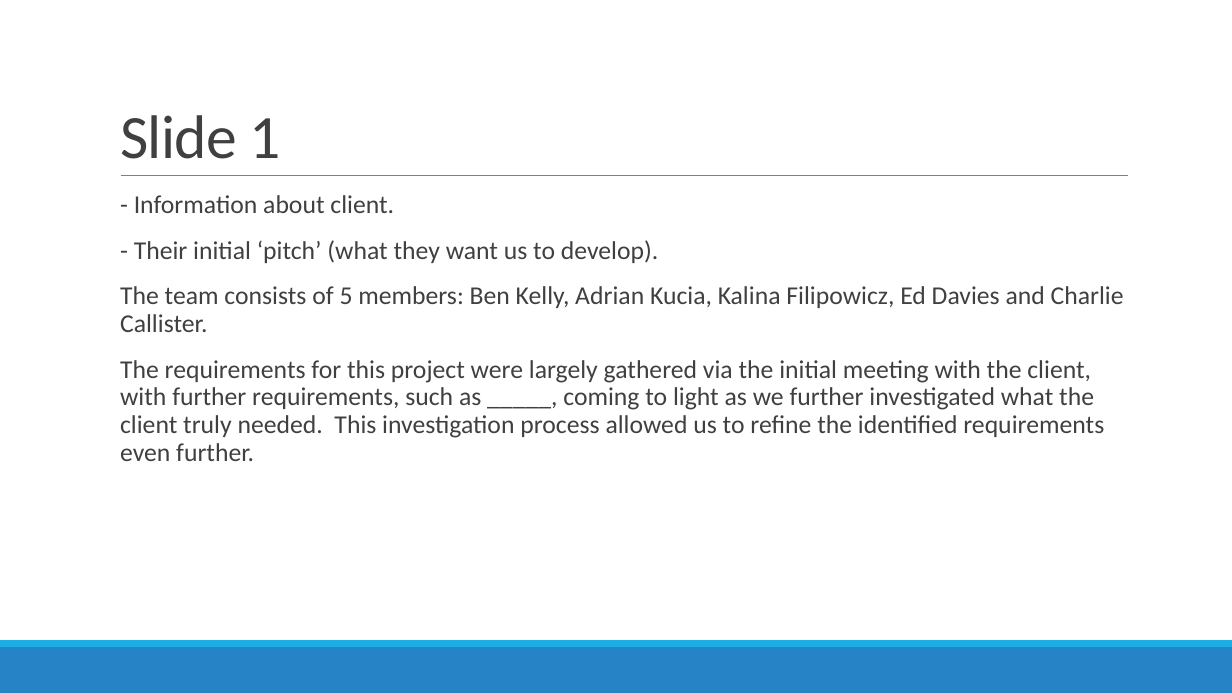
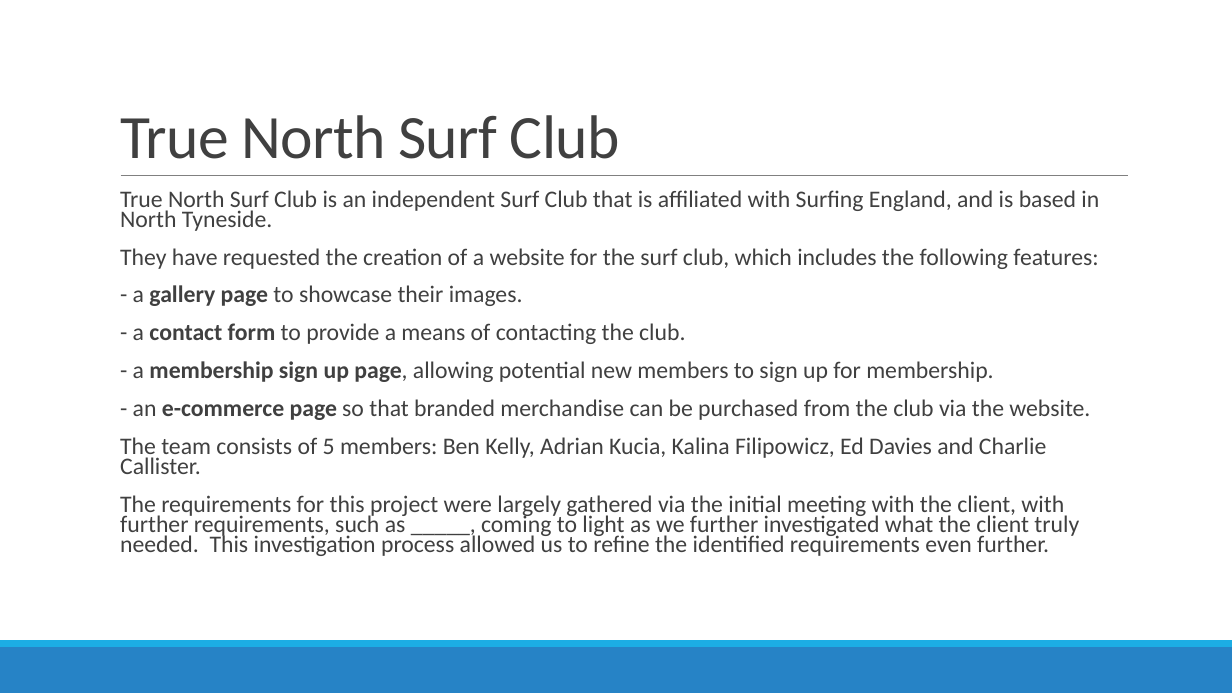
Before and after one commit to benkelly2/KV6002, a slide deck: slide 2 of KV6002_21 TOR Presentation.pptx. Drawn at 1232x693 pixels with LibreOffice and Linux fonts; fonts in the diff are those of the drawing. Boxes give left, top, right and bottom in pixels: in the first picture for what was removed or moved away, otherwise in the second. Text is boxed around its words. In the diff, an @@ line names an element or a change of style, - is before the commit and + after.

Commit message:
ToR - original web client

```diff
--- a/KV6002_21 TOR Presentation.pptx
+++ b/KV6002_21 TOR Presentation.pptx
@@ title at <box>120,115,620,159</box>: text changed @@
-Slide 1
+True North Surf Club
@@ text at <box>120,190,1099,420</box>: text changed; size 20 to 18.5 pt @@
-  - Information about client.
-  - Their initial ‘pitch’ (what they want us to develop).
+  True North Surf Club is an independent Surf Club that is affiliated with Surfing England, and is based in North Tyneside.
+  They have requested the creation of a website for the surf club, which includes the following features:
+  - a gallery page to showcase their images.
+  - a contact form to provide a means of contacting the club.
+  - a membership sign up page, allowing potential new members to sign up for membership.
+  - an e-commerce page so that branded merchandise can be purchased from the club via the website.
@@ text at <box>120,437,1079,556</box>: size 20 to 18.5 pt in "The team consists of 5 members: Ben ...", "The requirements for this project were largely ..."; line spacing 0.9 to 0.7 @@
```
